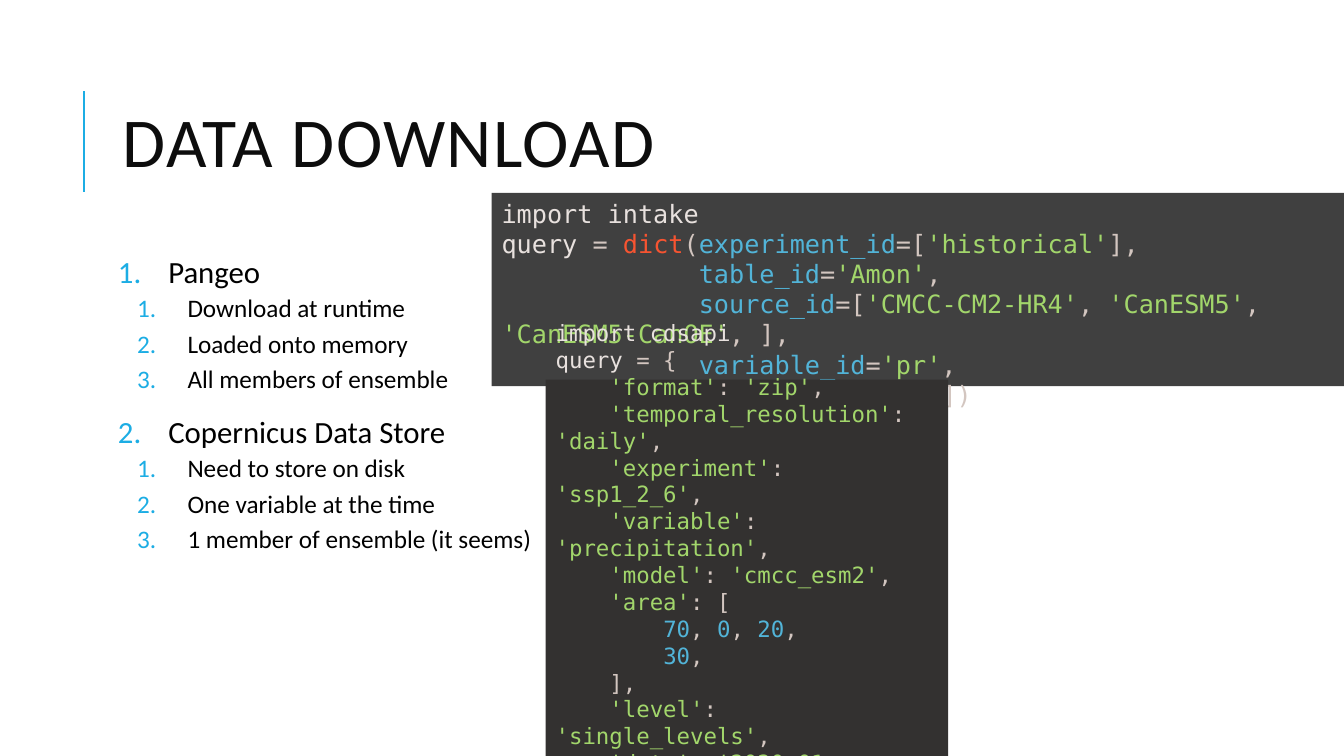
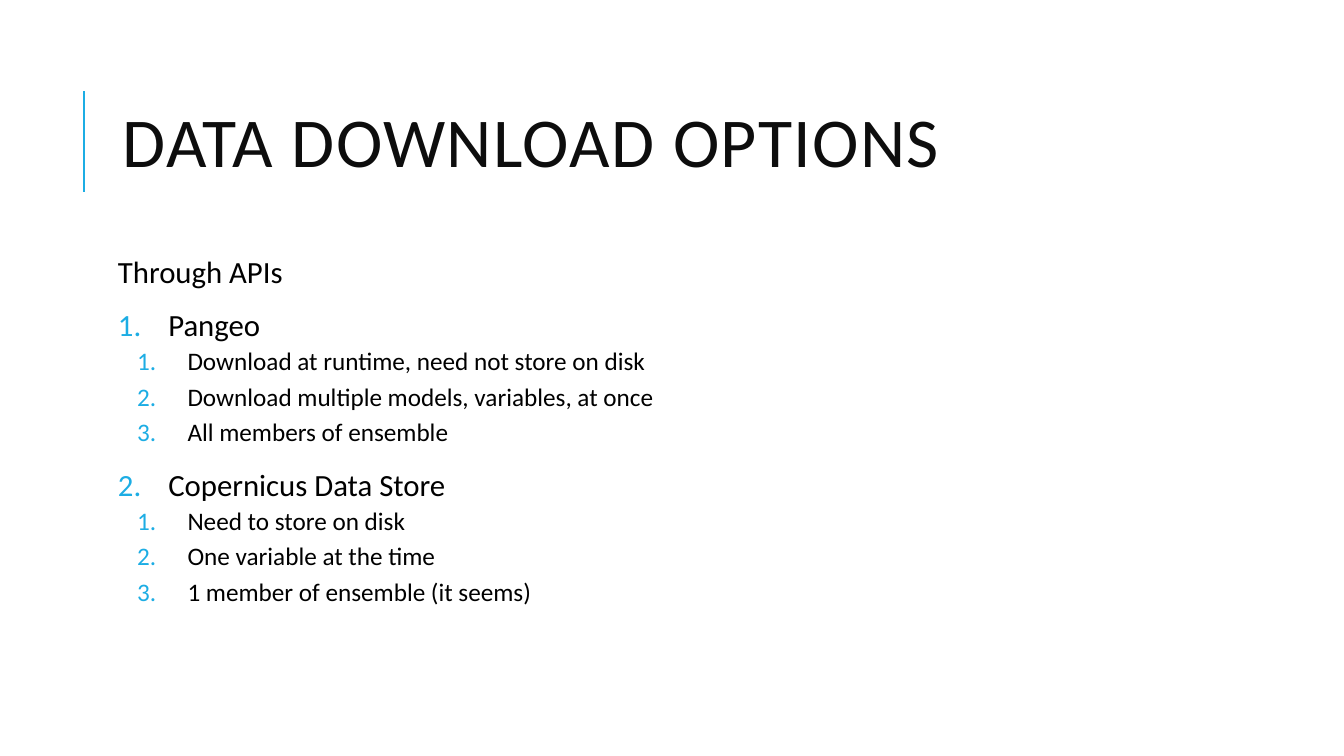
Before and after one commit to francescogranella/downscaling, a slide deck: slide 3 of presentations/06-09-2022.pptx. Drawn at 1344x756 pixels with LibreOffice and Linux fonts; fonts in the diff are those of the drawing. Boxes give left, top, right and bottom in pixels: in the first picture for what was removed or moved away, otherwise in the second. Text is boxed around its words. In the diff, an @@ line names an element or a change of style, - is before the commit and + after.

```diff
--- a/presentations/06-09-2022.pptx
+++ b/presentations/06-09-2022.pptx
@@ title at <box>123,121,939,168</box>: text changed @@
-DATA DOWNLOAD
+DATA DOWNLOAD OPTIONS
@@ rectangle removed at <box>492,193,1344,386</box> @@
-import intake
-query = dict(experiment_id=['historical'],
-table_id='Amon',
-source_id=['CMCC-CM2-HR4', 'CanESM5', 'CanESM5-CanOE', ],
-variable_id='pr',
-grid_label=['gn'])
@@ text at <box>118,261,282,289</box>: paragraph added @@
+Through APIs
@@ text at <box>188,352,653,410</box>: text changed @@
-  1. Download at runtime
-  2. Loaded onto memory
+  1. Download at runtime, need not store on disk
+  2. Download multiple models, variables, at once
@@ rectangle removed at <box>545,380,948,756</box> @@
-import cdsapi
-query = {
-'format': 'zip',
-'temporal_resolution': 'daily',
-'experiment': 'ssp1_2_6',
-'variable': 'precipitation',
-'model': 'cmcc_esm2',
-'area': [
-70, 0, 20,
-30,
-],
-'level': 'single_levels',
-'date': '2020-01-01/2025-12-31',
-}
```
Also in this commit, not shown: 1 other slide changed.
